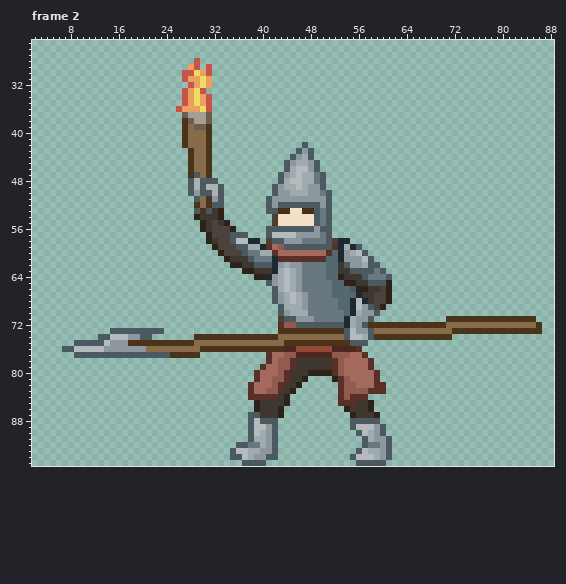
One commit to this pixel-art file: Assets/Tale and Ale Resources/Monsters/Guard/guard.aseprite. Above is the file before it was changed.
96x96 pixels, 7 frames. Shown: frame 2: x 2..88, y 25..95. The commit also changed other frames, which this record leaves out.
The result:
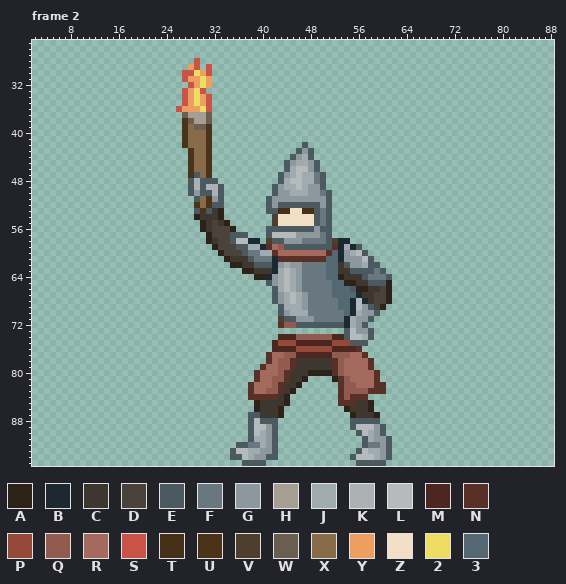
Palette (. is transparent): A #2c2218  B #1c2930  C #3e3730  D #4b433b  E #4b5961  F #697880  G #8c989e  H #a79e93  J #a0abb0  K #acb1b4  L #b5babd  M #4b271f  N #583027  P #954a39  Q #915b4f  R #a36a5d  S #ca5347  T #452f16  U #4b3319  V #4d3e2e  W #6a5e51  X #886b48  Y #ed9f62  Z #f3dec6  2 #eddd62  3 #546872
Change:
layer "Spear" now hidden
--- frame 2
@@ x 2..88 @@
 70 .........................................EGJJJFFFFFF3BJGGE.............................
-71 .........................................VEEGGGFFFFFBJGGE............UUUUUUUUUUUUUUU...
-72 .........................................NQQEEEEEEEEBJGEUUUUUUUUUUUUUXXXXXXXXXXXXXXXU..
-73 .............EEEEEEEEE...................UUUUUUUUUUUELGGEXXXXXXXXXXXXXUUUUUUUUUUUUUUU..
-74 ...........EELLLGGEE.......UUUUUUUUUUUUUUXXXXXXXXXXXELLJEUUUUUUUUUUUUU.................
-75 .......EEEEELGGGUUUUUUUUUUUXXXXXXXXXXXXXXXUUUUUUUUUUUEEE...............................
-76 .....EELLLLLGGGGGGGXXXXXXXXXUUUUUUUUUUUUUUMMPPPPPPMMMMN................................
-77 .......EEEEEEEEEEEEEEEEUUUUU...........NRRQQMMMMMMQQQRRN...............................
+71 .........................................VEEGGGFFFFFBJGGE..............................
+72 .........................................NQQEEEEEEEEBJGE...............................
+73 ....................................................ELGGE..............................
+74 .........................................MMMQQQQQQMMELLJE..............................
+75 ........................................MPPPMMMMMMPPPEEE...............................
+76 ........................................MMMMPPPPPPMMMMN................................
+77 .......................................NRRQQMMMMMMQQQRRN...............................
 78 .......................................NRQQNCCCCCCNQRRRRN..............................
